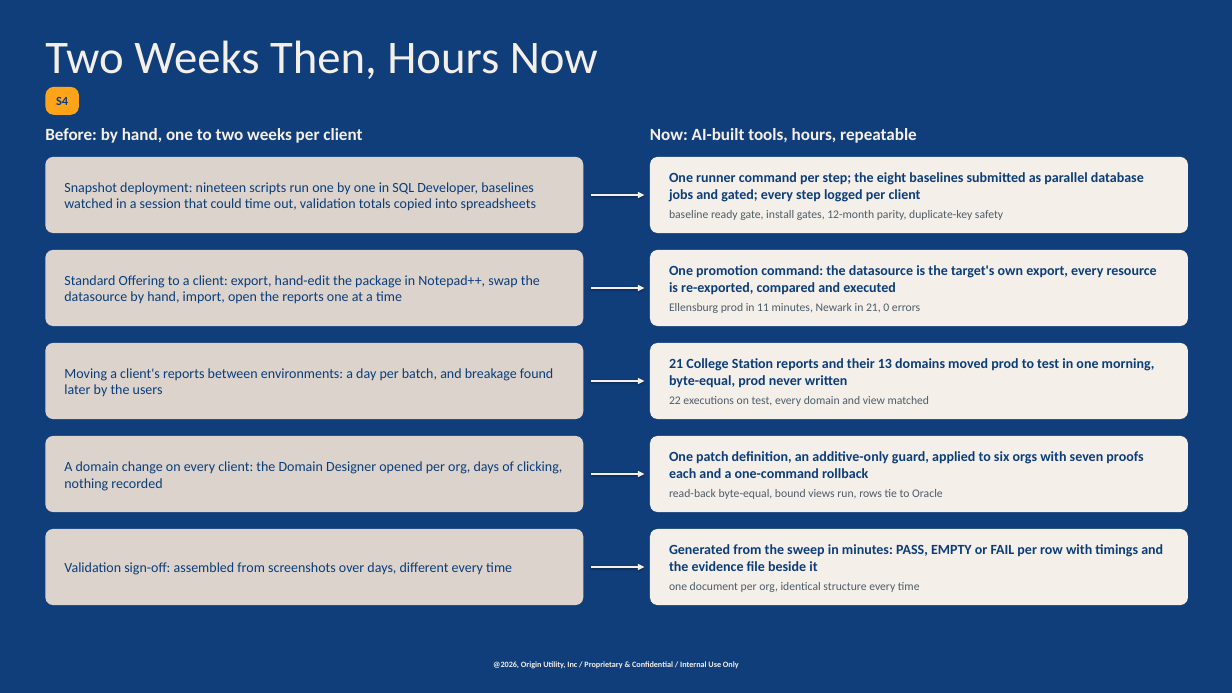
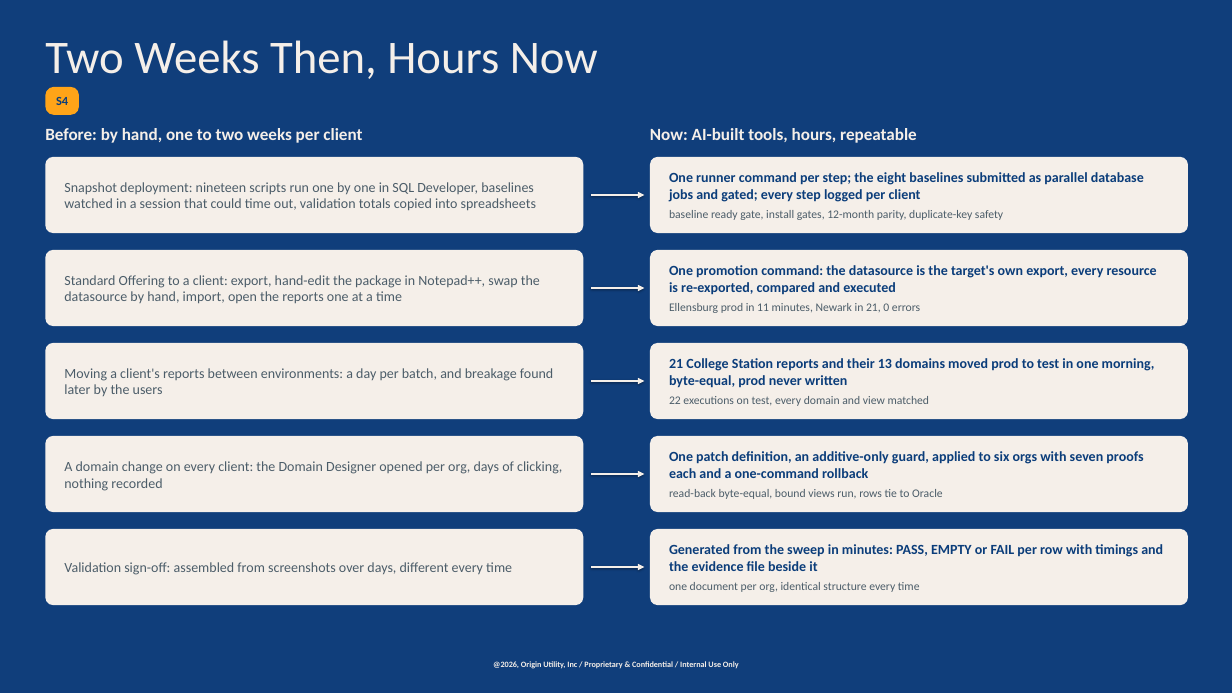
Before and after one commit to chasepowers59/OriginBA, a slide deck: slide 5 of jaspersoft/docs/OriginBA_Automated_Deployment.pptx. Drawn at 1232x693 pixels with LibreOffice and Linux fonts; fonts in the diff are those of the drawing; background and template pictures are left out; a plain dark background stands for a picture behind light text. Boxes give left, top, right and bottom in pixels: in the first picture for what was removed or moved away, otherwise in the second. Text is boxed around its words. In the diff, an @@ line names an element or a change of style, - is before the commit and + after.

```diff
--- a/jaspersoft/docs/OriginBA_Automated_Deployment.pptx
+++ b/jaspersoft/docs/OriginBA_Automated_Deployment.pptx
@@ text colour #0B3D7A to #4C5D69; fill #DBD3CC to #F5EFE9 in 5 elements at box(45, 157, 583, 233), box(45, 250, 583, 326), box(45, 343, 583, 419), box(45, 436, 583, 512), box(45, 529, 583, 605) @@
```
Also in this commit, not shown: 12 other slides changed, 3 slides added, 3 other files.
